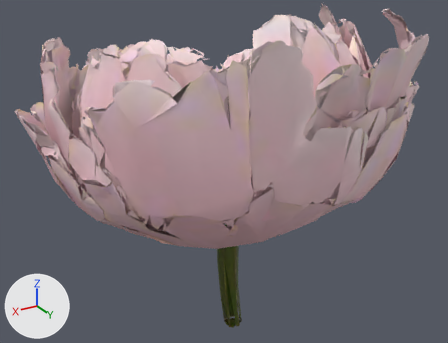
Renders of the glTF model assets/models/peony_blush.glb from each side of a commit.
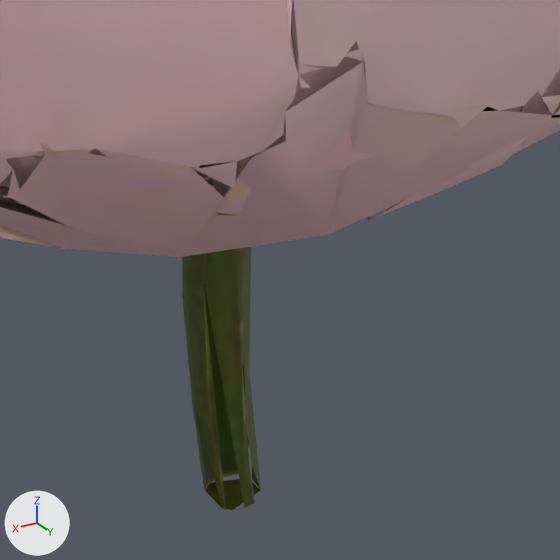
Each version is shown whole from a camera (50 mm lens) standing at (0.757, 1.181, 1.072) and looking at (0.029, -0.031, 0.465), then close up on the part from 36% to 75% of the width and 49% to 100% of the height. Lighting does not change. The marker at lower left points along +X, +Y and +Z. The first two pictures are the older version. Where no turn or scale is listed for an object, it has been applied to the vertices. Vertices at exactly the same position are counted once.

The older version as bpy lines, for what is in view:
```python
me_mesh_0 = bpy.data.meshes.new('Mesh_0')
me_mesh_0.from_pydata(...)  # 35558 vertices, 24364 faces; spans x -0.5..0.5, y -0.412..0.412, z 0.0..0.876
me_mesh_0.materials.append(mat_material_0)  # picture img_image_0
ob_peony_blush = bpy.data.objects.new('peony_blush', me_mesh_0)
ob_peony_blush.location = (0.0, 0.0, 0.0)
```
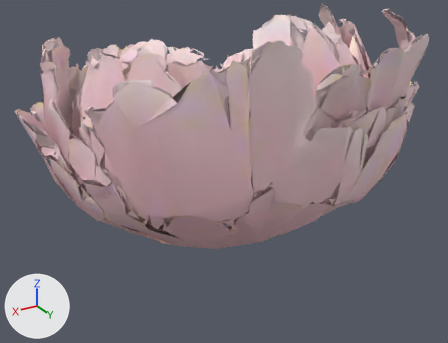
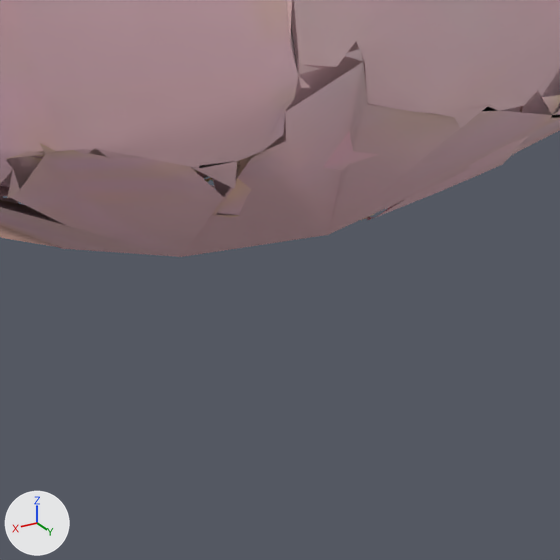
The change in detail:
me_mesh_0 is used by ob_peony_blush; location (0.0, 0.0, 0.0).
me_mesh_0 had 35558 vertices, 24364 faces and spanned x -0.5..0.5, y -0.412..0.412, z 0.0..0.876.
me_mesh_0 now has 35432 vertices, 24221 faces and spans x -0.5..0.5, y -0.412..0.412, z 0.292..0.876.
me_mesh_0 part 1: the loose piece of 6 vertices spanning x -0.023..0.019, y -0.055..-0.012, z 0.0..0.001 is deleted.
Part 2, on me_mesh_0:
120 vertices are removed from x -0.133..0.058, y -0.279..0.023, z 0.0..0.308.
139 faces are deleted.

Boxes (x1, y1, x2, y2) around the edits, measured in the close-ups (560 x 560 px):
'peony_blush', reshaped: before (0, 0, 560, 510); after (0, 0, 560, 257)
part 1 of me_mesh_0, deleted: before (205, 479, 260, 510)
part 2 of me_mesh_0, deleted (green): before (182, 176, 261, 508)
